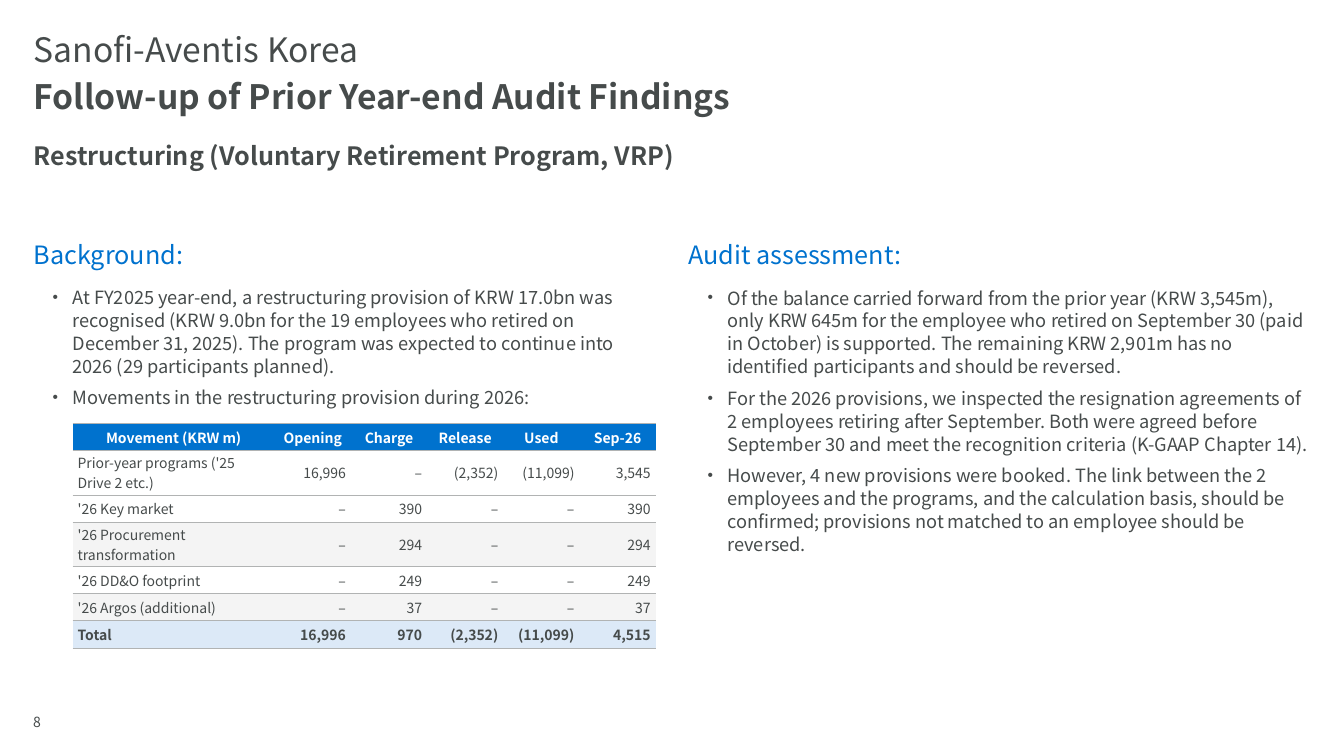
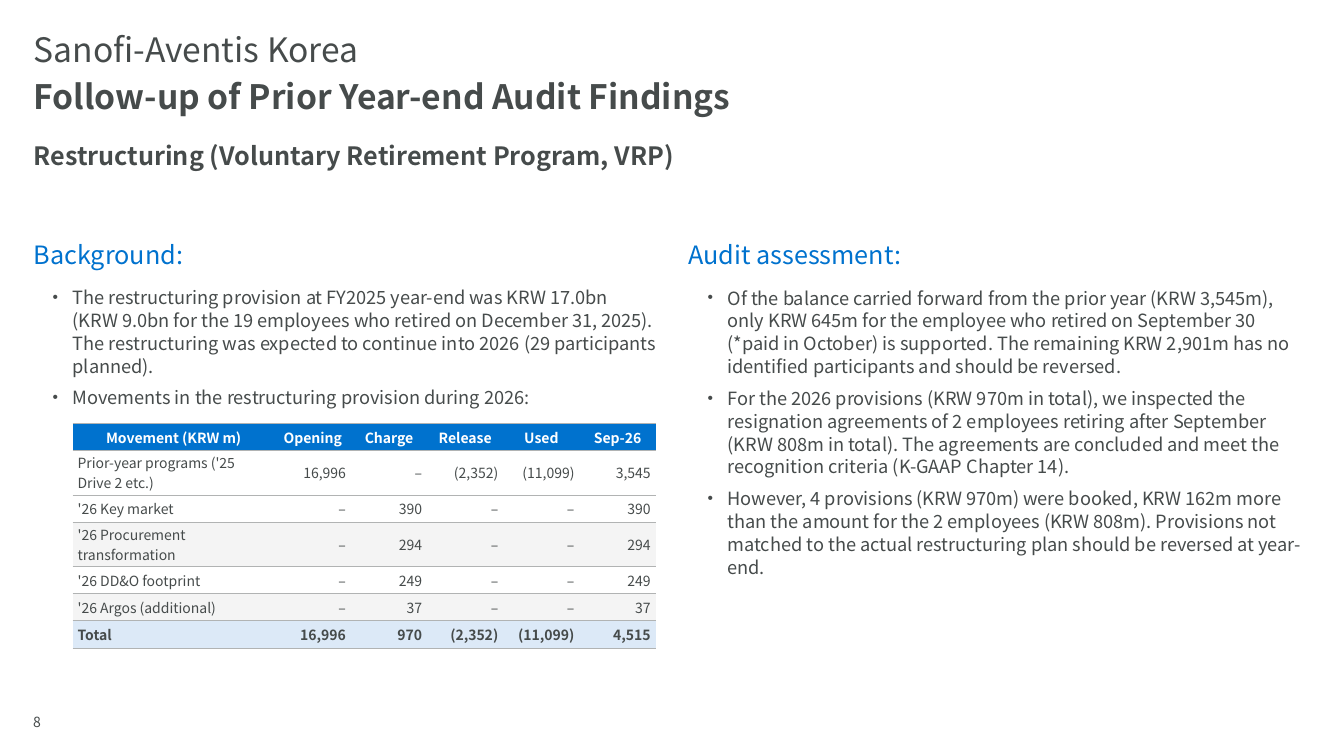
Before and after one commit to hansesle-maker/code, a slide deck: slide 8 of deliverables/SAK_FY2026_Interim_Closing_EN.pptx. Drawn at 1344x756 pixels with LibreOffice and Linux fonts; fonts in the diff are those of the drawing; background and template pictures are left out. Boxes give left, top, right and bottom in pixels: in the first picture for what was removed or moved away, otherwise in the second. Text is boxed around its words. In the diff, an @@ line names an element or a change of style, - is before the commit and + after.

```diff
--- a/deliverables/SAK_FY2026_Interim_Closing_EN.pptx
+++ b/deliverables/SAK_FY2026_Interim_Closing_EN.pptx
@@ text at <box>73,289,656,377</box>: text changed @@
-  • At FY2025 year-end, a restructuring provision of KRW 17.0bn was recognised (KRW 9.0bn for the 19 employees who retired on December 31, 2025). The program was expected to continue into 2026 (29 participants planned).
+  • The restructuring provision at FY2025 year-end was KRW 17.0bn (KRW 9.0bn for the 19 employees who retired on December 31, 2025). The restructuring was expected to continue into 2026 (29 participants planned).
@@ text at <box>728,290,1300,574</box>: text changed @@
-  • Of the balance carried forward from the prior year (KRW 3,545m), only KRW 645m for the employee who retired on September 30 (paid in October) is supported. The remaining KRW 2,901m has no identified participants and should be reversed.
-  • For the 2026 provisions, we inspected the resignation agreements of 2 employees retiring after September. Both were agreed before September 30 and meet the recognition criteria (K-GAAP Chapter 14).
-  • However, 4 new provisions were booked. The link between the 2 employees and the programs, and the calculation basis, should be confirmed; provisions not matched to an employee should be reversed.
+  • Of the balance carried forward from the prior year (KRW 3,545m), only KRW 645m for the employee who retired on September 30 (*paid in October) is supported. The remaining KRW 2,901m has no identified participants and should be reversed.
+  • For the 2026 provisions (KRW 970m in total), we inspected the resignation agreements of 2 employees retiring after September (KRW 808m in total). The agreements are concluded and meet the recognition criteria (K-GAAP Chapter 14).
+  • However, 4 provisions (KRW 970m) were booked, KRW 162m more than the amount for the 2 employees (KRW 808m). Provisions not matched to the actual restructuring plan should be reversed at year-end.
```
Also in this commit, not shown: 8 other slides changed, 1 other file.
